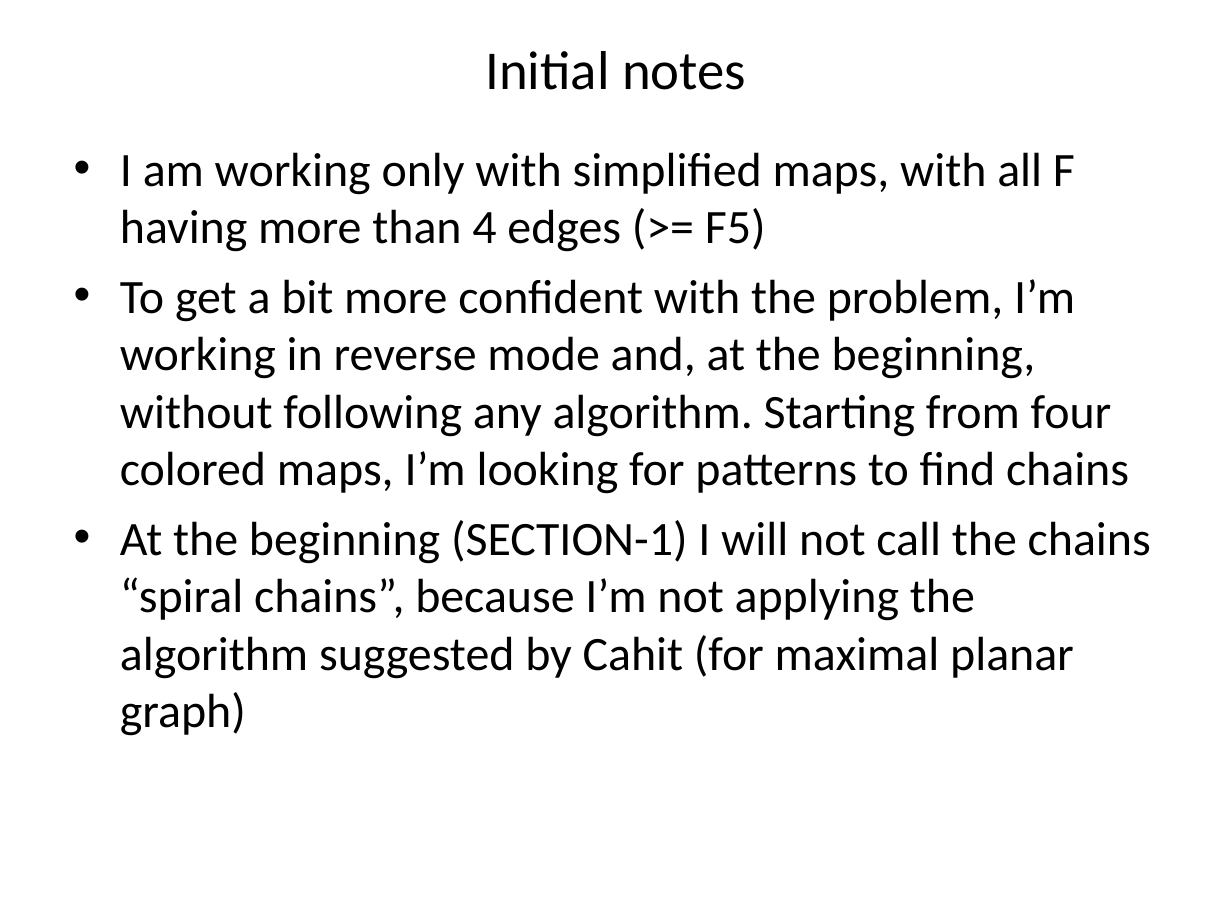
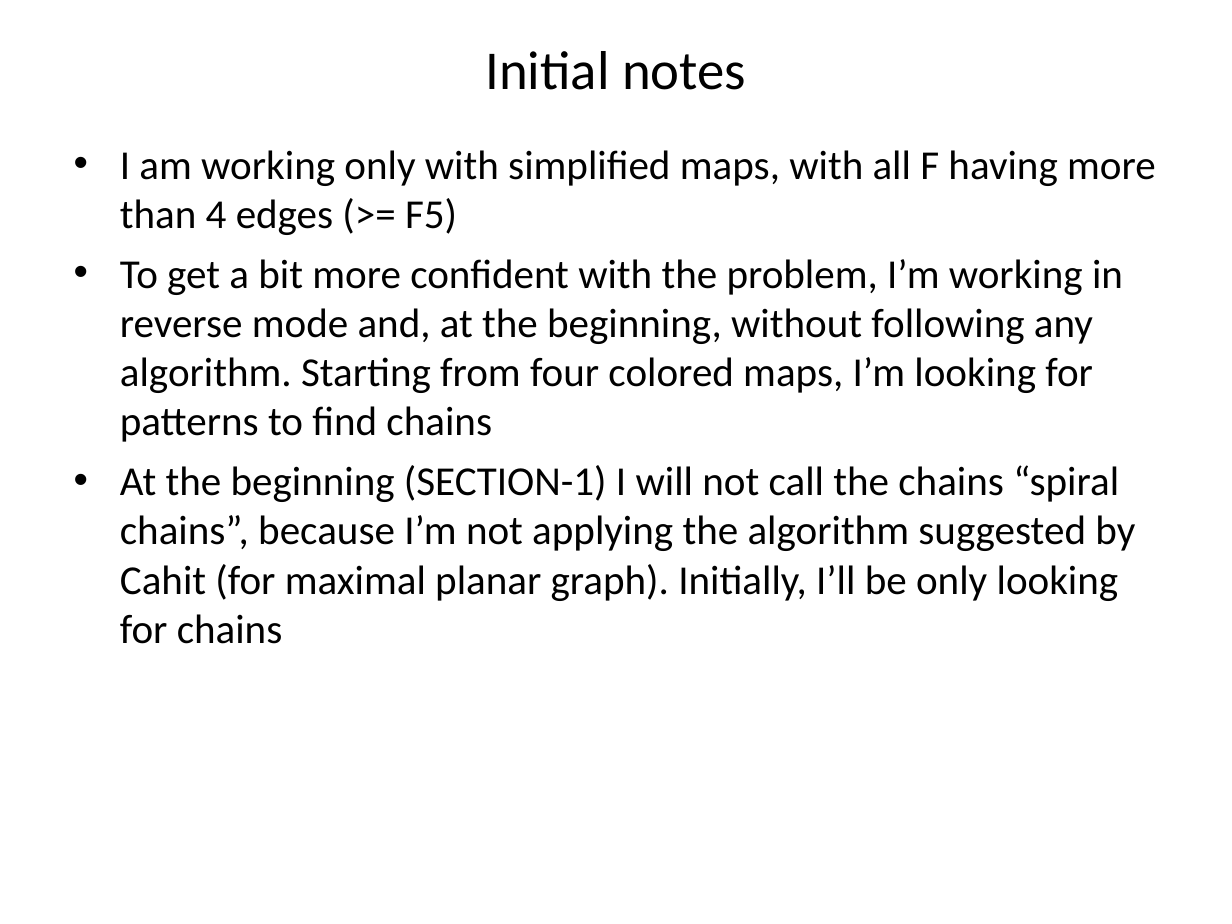
Before and after one commit to stefanutti/maps-coloring-java, a slide deck: slide 3 of ct/ct-docs/cahit-spiral-chains/spiral-chains.ppt. Drawn at 1232x924 pixels with LibreOffice and Linux fonts; fonts in the diff are those of the drawing. Boxes give left, top, right and bottom in pixels: in the first picture for what was removed or moved away, otherwise in the second. Text is boxed around its words. In the diff, an @@ line names an element or a change of style, - is before the commit and + after.

```diff
--- a/ct/ct-docs/cahit-spiral-chains/spiral-chains.ppt
+++ b/ct/ct-docs/cahit-spiral-chains/spiral-chains.ppt
@@ text at [120,150,1156,442]: size 28 to 24 pt in "I am working only with simplified maps, ...", "To get a bit more confident with ..."; less space between paragraphs @@
@@ text at [120,465,1135,644]: text changed; size 28 to 24 pt @@
-• At the beginning (SECTION-1) I will not call the chains “spiral chains”, because I’m not applying the algorithm suggested by Cahit (for maximal planar graph)
+• At the beginning (SECTION-1) I will not call the chains “spiral chains”, because I’m not applying the algorithm suggested by Cahit (for maximal planar graph). Initially, I’ll be only looking for chains
```
Also in this commit, not shown: 9 other slides changed, 6 slides added, 7 slides removed, 54 other files.
